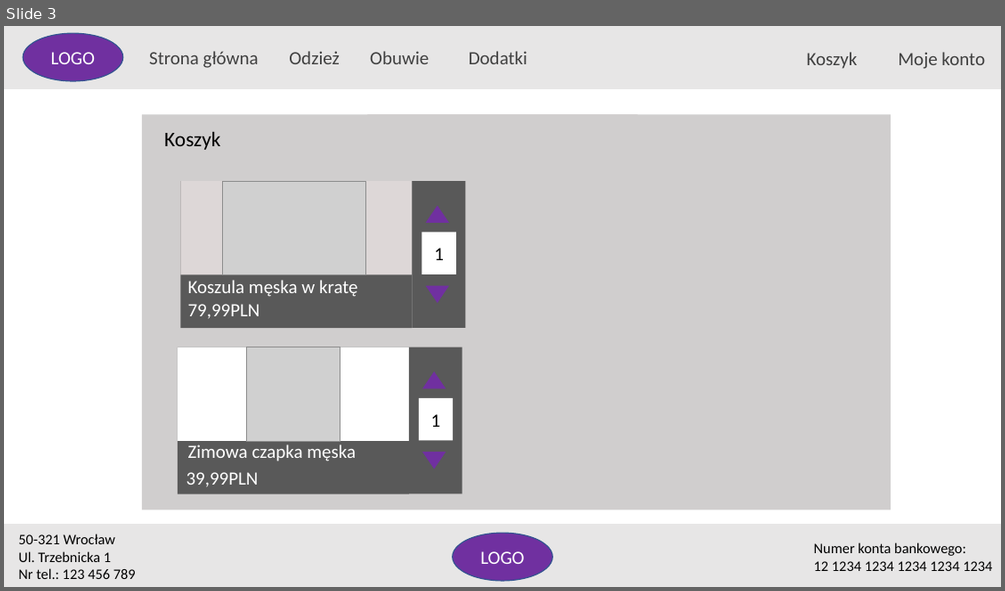
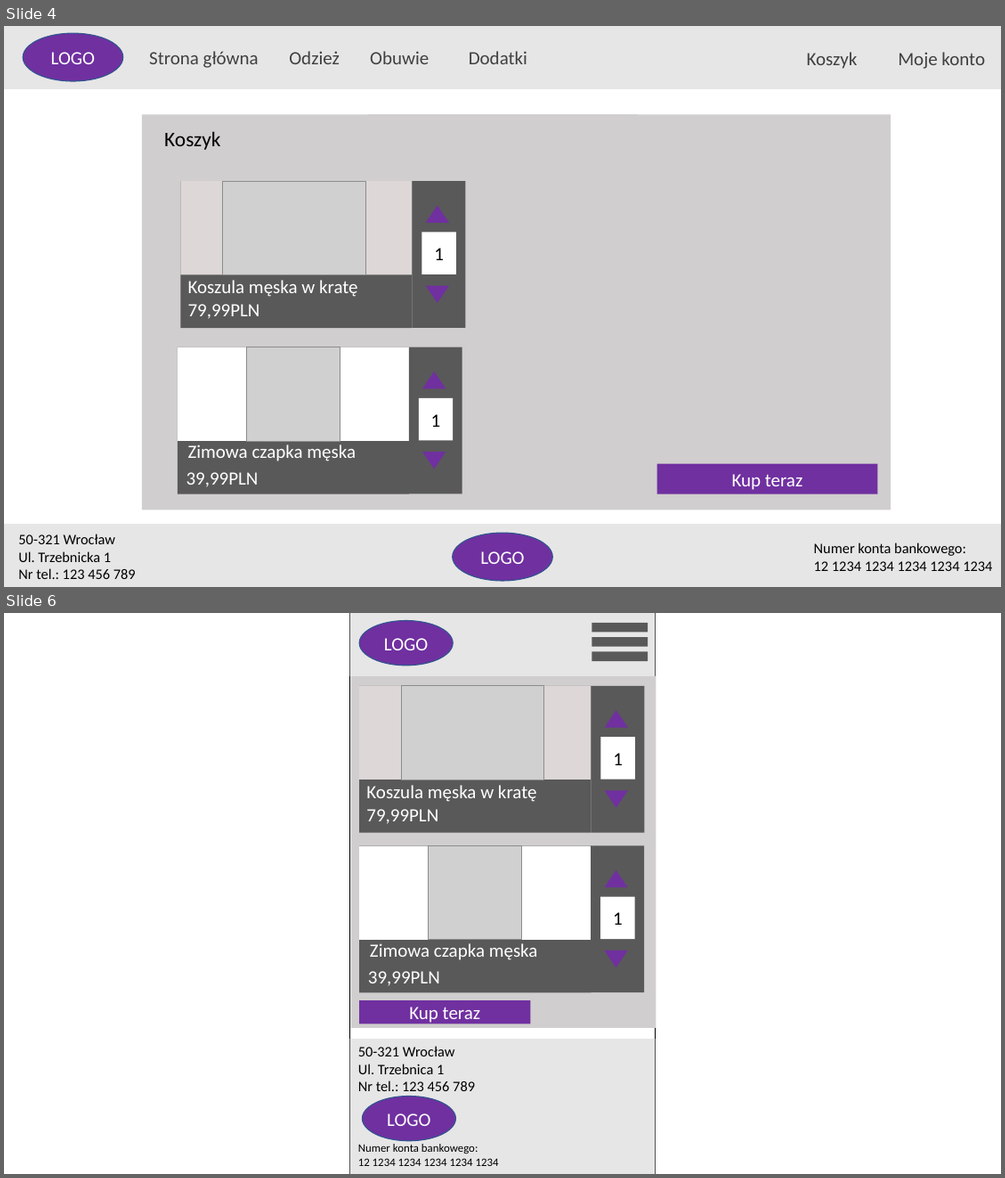
Before and after one commit to szymeq17/Uni, a slide deck: Kurs WWW/Lista 13/prototyp.pptx. Shown one above the other, each under a label of ours: slide 3 before the commit, slides 4 and 6 after it; the slides between them are not shown. The pictures are 1005x591 and 1005x1178 pixels, drawn with LibreOffice and Linux fonts; fonts in the diff are those of the drawing; grey boxes stand for pictures. Boxes give left, top, right and bottom in pixels: in the first picture for what was removed or moved away, otherwise in the second. Text is boxed around its words. In the diff, an @@ line names an element or a change of style, - is before the commit and + after.

```diff
--- a/Kurs WWW/Lista 13/prototyp.pptx
+++ b/Kurs WWW/Lista 13/prototyp.pptx
@@ slide 6 added at (x1=4, y1=613, x2=1001, y2=1174), background #FFFFFF @@
@@ rectangle added at (x1=350, y1=613, x2=655, y2=1174), fill #FFFFFF, outline #000000 1 pt @@
@@ rectangle added at (x1=350, y1=613, x2=655, y2=676), fill #E7E6E6 @@
@@ ellipse added at (x1=359, y1=620, x2=453, y2=666), fill #7030A0, outline #325491 1 pt, 18 pt, text #FFFFFF @@
+LOGO
@@ rectangle added at (x1=591, y1=623, x2=647, y2=633), fill #595959 @@
@@ rectangle added at (x1=591, y1=637, x2=647, y2=647), fill #595959 @@
@@ rectangle added at (x1=591, y1=652, x2=647, y2=662), fill #595959 @@
@@ rectangle added at (x1=351, y1=676, x2=656, y2=1027), fill #D0CECE @@
@@ rectangle added at (x1=359, y1=686, x2=591, y2=832), fill #595959 @@
@@ rectangle added at (x1=359, y1=686, x2=591, y2=779), fill #DDD7D7 @@
@@ picture added at (x1=402, y1=686, x2=544, y2=779) @@
@@ rectangle added at (x1=591, y1=686, x2=644, y2=832), fill #595959 @@
@@ triangle added at (x1=605, y1=710, x2=628, y2=728), fill #7030A0 @@
@@ rectangle added at (x1=600, y1=737, x2=635, y2=779), fill #FFFFFF, 18 pt, text #000000 @@
+1
@@ text added at (x1=366, y1=785, x2=537, y2=802), 18 pt, text #FFFFFF @@
+Koszula męska w kratę
@@ triangle added at (x1=605, y1=790, x2=628, y2=807), fill #7030A0 @@
@@ text added at (x1=366, y1=809, x2=438, y2=824), 18 pt, text #FFFFFF @@
+79,99PLN
@@ rectangle added at (x1=359, y1=845, x2=591, y2=992), fill #595959 @@
@@ rectangle added at (x1=359, y1=845, x2=591, y2=939), fill #FFFFFF @@
@@ picture added at (x1=428, y1=845, x2=521, y2=939) @@
@@ rectangle added at (x1=591, y1=845, x2=644, y2=992), fill #595959 @@
@@ triangle added at (x1=605, y1=870, x2=628, y2=887), fill #7030A0 @@
@@ rectangle added at (x1=600, y1=896, x2=635, y2=939), fill #FFFFFF, 18 pt, text #000000 @@
+1
@@ text added at (x1=370, y1=943, x2=538, y2=960), 18 pt, text #FFFFFF @@
+Zimowa czapka męska
@@ triangle added at (x1=605, y1=950, x2=628, y2=967), fill #7030A0 @@
@@ text added at (x1=368, y1=971, x2=440, y2=985), 18 pt, text #FFFFFF @@
+39,99PLN
@@ rectangle added at (x1=359, y1=1000, x2=531, y2=1023), fill #7030A0, 18 pt, text #FFFFFF @@
+Kup teraz
@@ rectangle added at (x1=350, y1=1038, x2=655, y2=1174), fill #E7E6E6 @@
@@ text added at (x1=358, y1=1046, x2=475, y2=1091), 14 pt, text #000000 @@
+50-321 Wrocław
+Ul. Trzebnica 1
+Nr tel.: 123 456 789
@@ ellipse added at (x1=362, y1=1096, x2=455, y2=1141), fill #7030A0, outline #325491 1 pt, 18 pt, text #FFFFFF @@
+LOGO
@@ text added at (x1=358, y1=1143, x2=499, y2=1166), 11 pt, text #000000 @@
+Numer konta bankowego:
+12 1234 1234 1234 1234 1234
@@ what was slide 3 is now slide 4 @@
@@ slide 4 changed as well @@
@@ rectangle added at (x1=657, y1=464, x2=877, y2=493), fill #7030A0, 18 pt, text #FFFFFF @@
+Kup teraz
```
Also in this commit, not shown: 7 other slides changed, 2 other slides added, 22 other files.
